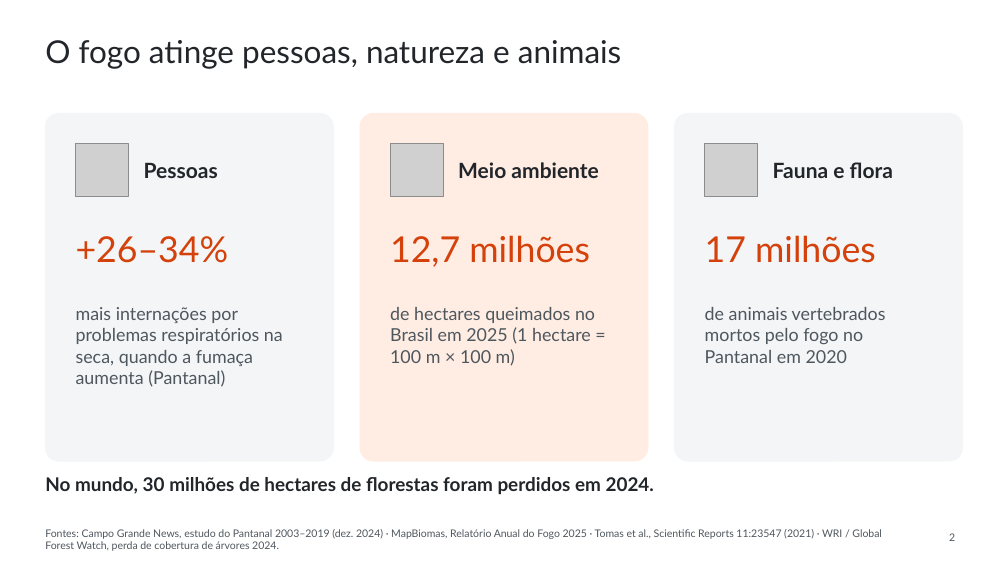
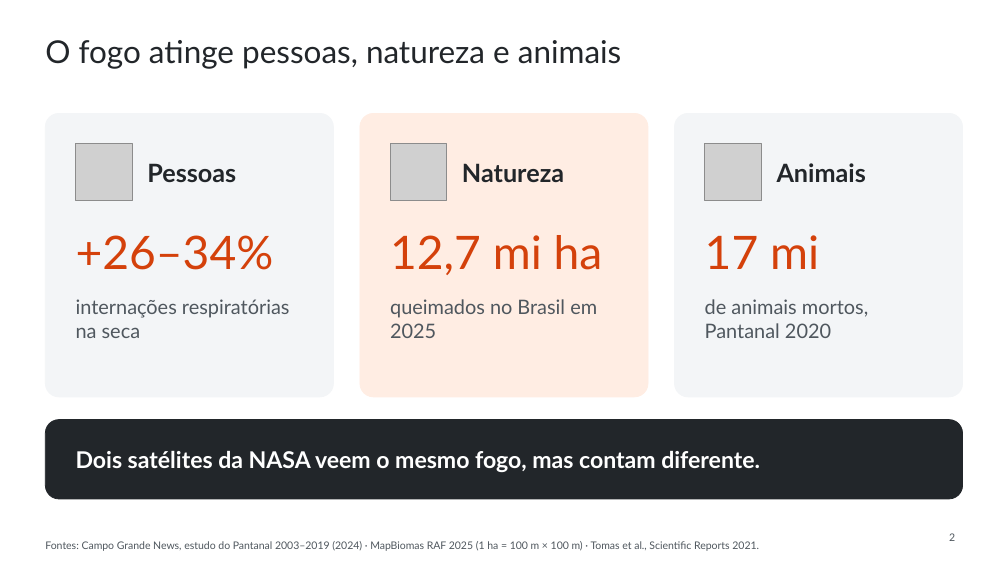
Before and after one commit to WednyFernandes/de-olho-no-fogo, a slide deck: slide 2 of public/apresentacao/de-olho-no-fogo-space-apps-2026-pt.pptx. Drawn at 1008x567 pixels with LibreOffice and Linux fonts; fonts in the diff are those of the drawing; grey boxes stand for pictures. Boxes give left, top, right and bottom in pixels: in the first picture for what was removed or moved away, otherwise in the second. Text is boxed around its words. In the diff, an @@ line names an element or a change of style, - is before the commit and + after.

```diff
--- a/public/apresentacao/de-olho-no-fogo-space-apps-2026-pt.pptx
+++ b/public/apresentacao/de-olho-no-fogo-space-apps-2026-pt.pptx
@@ rounded rectangle: place and size @@
-rounded rectangle at <box>45,113,333,461</box>
+rounded rectangle at <box>45,113,333,397</box>
@@ rounded rectangle: place and size @@
-rounded rectangle at <box>360,113,648,461</box>
+rounded rectangle at <box>360,113,648,397</box>
@@ proportions changed in 3 elements at <box>45,113,333,397</box>, <box>360,113,648,397</box>, <box>675,113,963,397</box> @@
@@ rounded rectangle: place and size @@
-rounded rectangle at <box>675,113,963,461</box>
+rounded rectangle at <box>675,113,963,397</box>
@@ text "Pessoas" at <box>147,163,236,182</box>: size 20 to 24 pt @@
@@ picture: place and size @@
-picture at <box>390,144,443,197</box>
+picture at <box>390,144,447,200</box>
@@ text at <box>462,163,564,182</box>: text changed; size 20 to 24 pt @@
-Meio ambiente
+Natureza
@@ text at <box>777,163,866,182</box>: text changed; size 20 to 24 pt @@
-Fauna e flora
+Animais
@@ text "+26–34%" at <box>76,235,274,270</box>: size 34 to 44 pt @@
@@ text at <box>390,235,603,275</box>: text changed; size 34 to 44 pt @@
-12,7 milhões
+12,7 mi ha
@@ text at <box>705,235,819,269</box>: text changed; size 34 to 44 pt @@
-17 milhões
+17 mi
@@ text at <box>76,299,290,338</box>: text changed; size 17 to 19 pt @@
-mais internações por problemas respiratórios na seca, quando a fumaça aumenta (Pantanal)
+internações respiratórias na seca
@@ text at <box>390,299,597,338</box>: text changed; size 17 to 19 pt @@
-de hectares queimados no Brasil em 2025 (1 hectare = 100 m × 100 m)
+queimados no Brasil em 2025
@@ text at <box>705,299,868,338</box>: text changed; size 17 to 19 pt @@
-de animais vertebrados mortos pelo fogo no Pantanal em 2020
+de animais mortos, Pantanal 2020
@@ rounded rectangle added at <box>45,420,963,499</box>, fill #22262A, outline #22262A 0.75 pt @@
@@ text removed at <box>45,477,654,494</box> @@
-No mundo, 30 milhões de hectares de florestas foram perdidos em 2024.
@@ text added at <box>76,451,760,472</box>, 22 pt, text #FFFFFF, bold @@
+Dois satélites da NASA veem o mesmo fogo, mas contam diferente.
@@ text at <box>45,541,759,551</box>: text changed @@
-Fontes: Campo Grande News, estudo do Pantanal 2003–2019 (dez. 2024) · MapBiomas, Relatório Anual do Fogo 2025 · Tomas et al., Scientific Reports 11:23547 (2021) · WRI / Global Forest Watch, perda de cobertura de árvores 2024.
+Fontes: Campo Grande News, estudo do Pantanal 2003–2019 (2024) · MapBiomas RAF 2025 (1 ha = 100 m × 100 m) · Tomas et al., Scientific Reports 2021.
```
Also in this commit, not shown: 3 other slides changed, 3 slides added, 3 slides removed, 8 other files.
